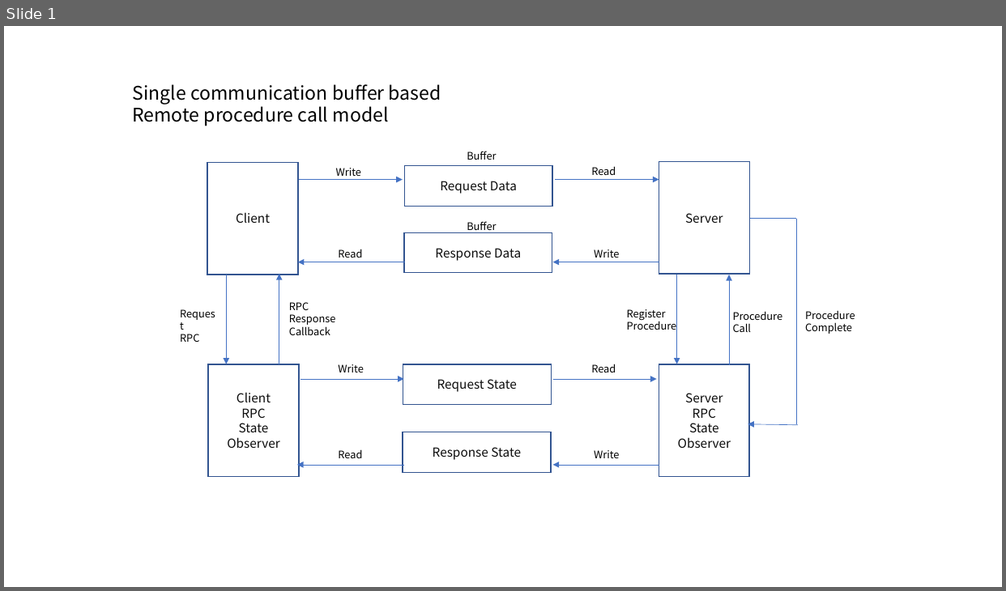
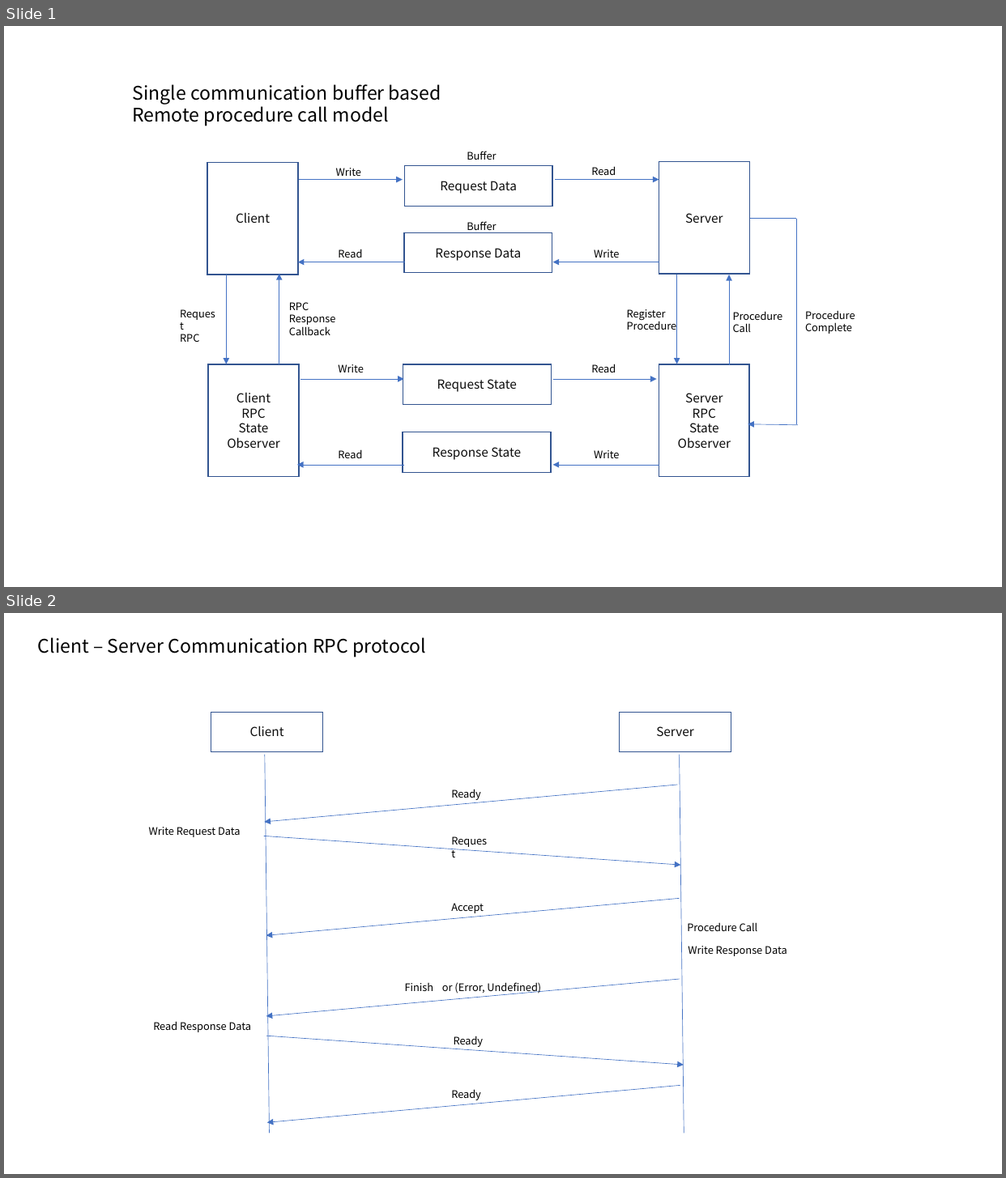
Before and after one commit to dwleedwlee/SimpleRPC, a slide deck: doc/Single Communication Buffer Based RPC Model.pptx. Shown one above the other, each under a label of ours: slide 1 before the commit, slides 1 and 2 after it. The pictures are 1006x591 and 1006x1178 pixels, drawn with LibreOffice and Linux fonts; fonts in the diff are those of the drawing. Boxes give left, top, right and bottom in pixels: in the first picture for what was removed or moved away, otherwise in the second. Text is boxed around its words. In the diff, an @@ line names an element or a change of style, - is before the commit and + after.

Commit message:
Add a slide explaining the single buffer based RPC protocol

```diff
--- a/doc/Single Communication Buffer Based RPC Model.pptx
+++ b/doc/Single Communication Buffer Based RPC Model.pptx
@@ slide 2 added at [4, 613, 1002, 1174], background #FFFFFF @@
@@ text added at [38, 637, 426, 658], 18 pt, text #000000 @@
+Client – Server Communication RPC protocol
@@ rectangle added at [211, 712, 324, 752], outline #325491 1 pt, 12 pt, text #0D0D0D @@
+Client
@@ rectangle added at [620, 712, 731, 752], outline #325491 1 pt, 12 pt, text #0D0D0D @@
+Server
@@ line added from (265, 755) to (269, 1133), #4472C4 0.5 pt @@
@@ line added from (680, 755) to (684, 1133), #4472C4 0.5 pt @@
@@ arrow added from (678, 785) to (265, 822), #4472C4 0.5 pt @@
@@ text added at [451, 789, 481, 800], 10 pt, text #000000 @@
+Ready
@@ text added at [149, 827, 241, 837], 10 pt, text #000000 @@
+Write Request Data
@@ text added at [444, 831, 498, 851], 10 pt, text #000000 @@
+Request
@@ arrow added from (264, 836) to (681, 865), #4472C4 0.5 pt @@
@@ arrow added from (680, 898) to (266, 935), #4472C4 0.5 pt @@
@@ text added at [451, 903, 484, 914], 10 pt, text #000000 @@
+Accept
@@ text added at [687, 922, 758, 931], 10 pt, text #000000 @@
+Procedure Call
@@ text added at [688, 946, 787, 956], 10 pt, text #000000 @@
+Write Response Data
@@ arrow added from (680, 979) to (266, 1016), #4472C4 0.5 pt @@
@@ text added at [405, 983, 434, 991], 10 pt, text #000000 @@
+Finish
@@ text added at [442, 982, 541, 995], 10 pt, text #000000 @@
+or (Error, Undefined)
@@ text added at [153, 1021, 252, 1033], 10 pt, text #000000 @@
+Read Response Data
@@ arrow added from (266, 1036) to (684, 1065), #4472C4 0.5 pt @@
@@ text added at [454, 1036, 484, 1047], 10 pt, text #000000 @@
+Ready
@@ arrow added from (680, 1085) to (266, 1122), #4472C4 0.5 pt @@
@@ text added at [451, 1089, 481, 1101], 10 pt, text #000000 @@
+Ready
```
